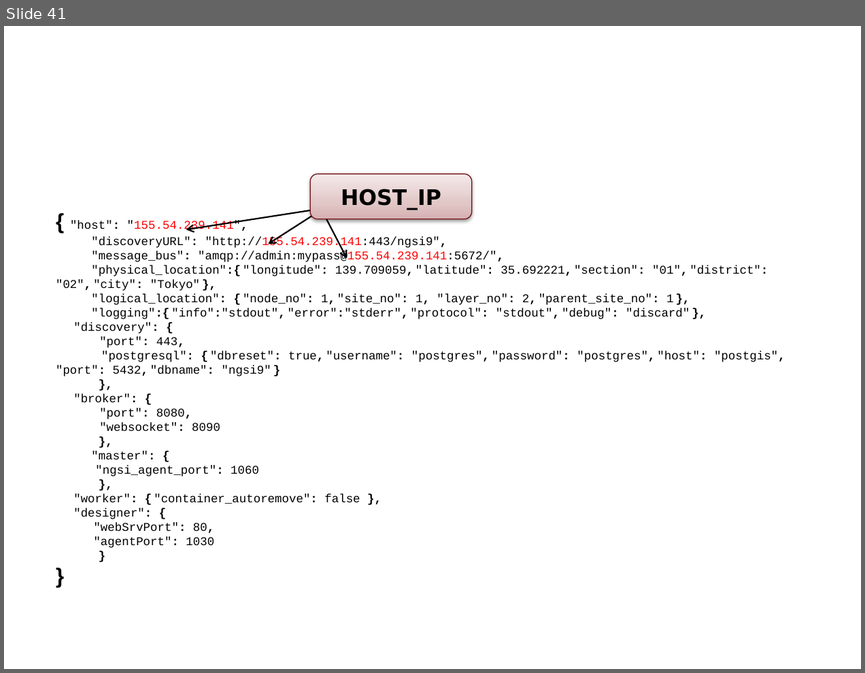
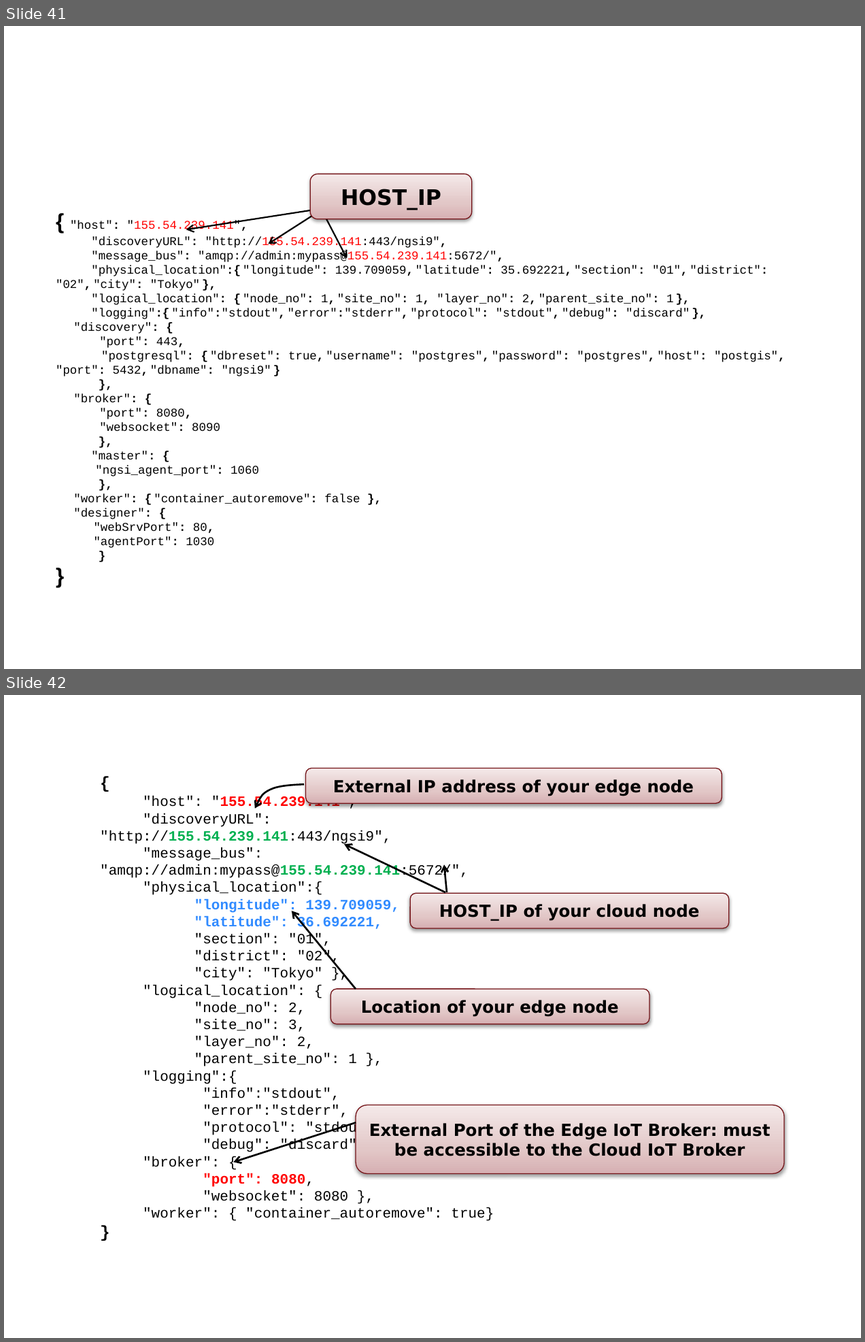
Before and after one commit to smartfog/fogflow, a slide deck: doc/en/source/figures/figures.pptx. Shown one above the other, each under a label of ours: slide 41 before the commit, slides 41 and 42 after it. The pictures are 865x673 and 865x1342 pixels, drawn with LibreOffice and Linux fonts; fonts in the diff are those of the drawing. Boxes give left, top, right and bottom in pixels: in the first picture for what was removed or moved away, otherwise in the second. Text is boxed around its words. In the diff, an @@ line names an element or a change of style, - is before the commit and + after.

```diff
--- a/doc/en/source/figures/figures.pptx
+++ b/doc/en/source/figures/figures.pptx
@@ slide 42 added at [4,695,861,1338], background #FFFFFF @@
@@ rounded rectangle added at [306,768,721,803], fill gradient #D7B0B0 to #E2C8C9 to #F4EAEA, outline #761318 0.75 pt, 14 pt, text #000000, bold @@
+External IP address of your edge node
@@ text added at [100,796,494,1221], 12 pt, text #000000 @@
+{
+"host": "155.54.239.141",
+"discoveryURL": "http://155.54.239.141:443/ngsi9",
+"message_bus": "amqp://admin:mypass@155.54.239.141:5672/",
+"physical_location":{
+"longitude": 139.709059,
+"latitude": 36.692221,
+"section": "01",
+"district": "02",
+"city": "Tokyo" },
+"logical_location": {
+"node_no": 2,
+"site_no": 3,
+"layer_no": 2,
+"parent_site_no": 1 },
+"logging":{
+"info":"stdout",
+"error":"stderr",
+"protocol": "stdout",
+"debug": "discard" },
+"broker": {
+"port": 8080,
+"websocket": 8080 },
+"worker": { "container_autoremove": true}
+}
@@ freeform shape added at [255,784,304,808], outline #000000 1.5 pt @@
@@ freeform shape added at [344,844,445,892], outline #000000 1.5 pt @@
@@ freeform shape added at [445,864,447,892], outline #000000 1.5 pt @@
@@ rounded rectangle added at [410,893,729,928], fill gradient #D7B0B0 to #E2C8C9 to #F4EAEA, outline #761318 0.75 pt, 14 pt, text #000000, bold @@
+HOST_IP of your cloud node
@@ freeform shape added at [292,911,356,989], outline #000000 1.5 pt @@
@@ rounded rectangle added at [330,989,649,1024], fill gradient #D7B0B0 to #E2C8C9 to #F4EAEA, outline #761318 0.75 pt, 14 pt, text #000000, bold @@
+Location of your edge node
@@ freeform shape added at [234,1123,356,1162], outline #000000 1.5 pt @@
@@ rounded rectangle added at [356,1104,784,1173], fill gradient #D7B0B0 to #E2C8C9 to #F4EAEA, outline #761318 0.75 pt, 14 pt, text #000000, bold @@
+External Port of the Edge IoT Broker: must be accessible to the Cloud IoT Broker
```
Also in this commit, not shown: 4 other files.
